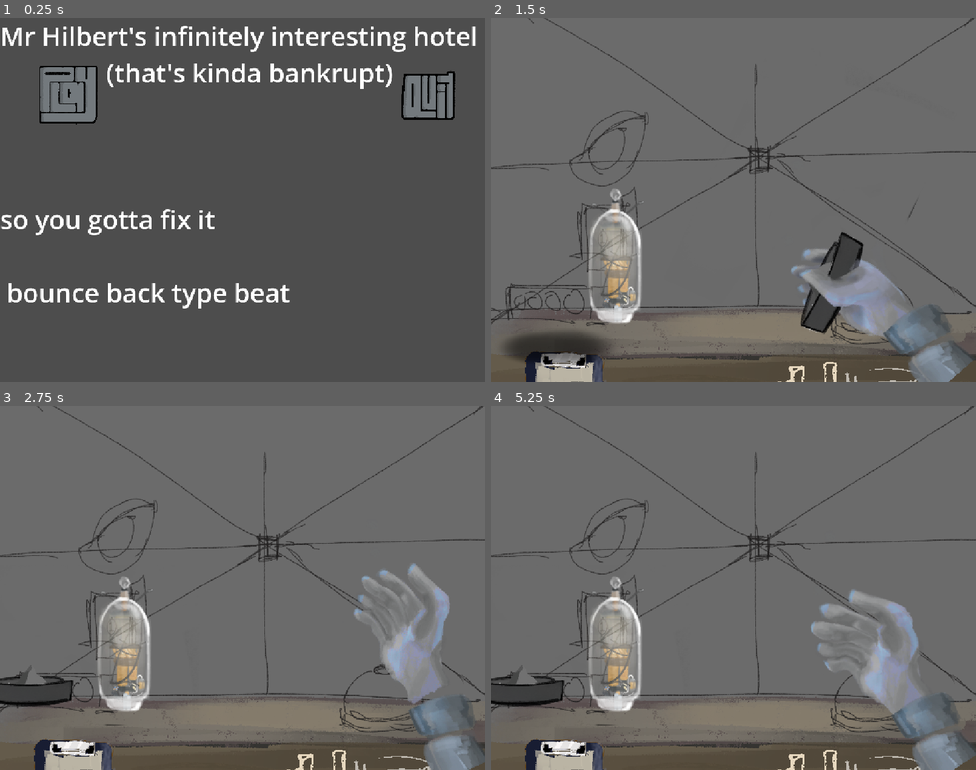
Above: before the commit, frames 1-4 (two rows, left to right).
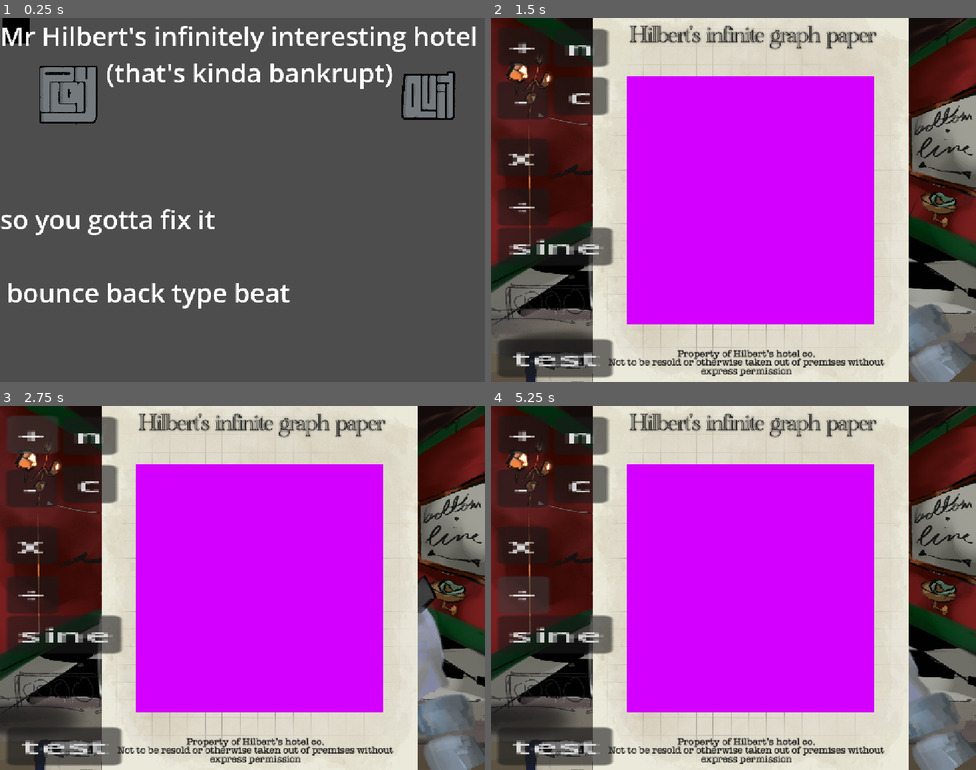
Above: after the commit, the same moments.

Repository: DevEclipse2/TheBottomLine
Game: Godot game, scene res://scenes/title.tscn
Two runs of this game, one before a commit and one after it. Both use one fixed random seed, a clock stepped at 60 frames per second and the inputs below. Video files are missing from this copy of the repository; at most half a second of black plays in their place.
Inputs (mouse positions are in pixels of both pictures, inside the frame that each line leads up to):
- Up to frame 1 (0.25 s): no input
- Up to frame 2 (1.5 s): click (554, 83) at 0.5 s; click (563, 334) at 1.27 s
- Up to frame 3 (2.75 s): click (33, 435) at 2 s, where only the run after the commit has a clickable "+"
- Up to frame 4 (5.25 s): click (524, 489) at 2.75 s, where only the run after the commit has a clickable "-"; click (583, 435) at 3.5 s, where only the run after the commit has a clickable "n"; click (583, 486) at 4.25 s, where only the run after the commit has a clickable "c"; click (524, 595) at 5 s, where only the run after the commit has a clickable "÷"

The runs differ from the first frame. In frame 1, 0.3% of the frame differs, in the area x 0-7%, y 0-7%; in frame 2, 90%; in frame 3, 91%; in frame 4, 92%, in the area x 0-100%, y 0-100%.

Commit message:
fixed background

Diff:
--- a/scenes/game_scene.tscn
+++ b/scenes/game_scene.tscn
@@ -5,11 +5,12 @@
 [ext_resource type="Texture2D" uid="uid://wkifpys3ey6r" path="res://texture/game/Untitled_Artwork-1.png" id="1_w5aja"]
 [ext_resource type="Texture2D" uid="uid://bakxgxoafe0b0" path="res://texture/game/Untitled_Artwork-2.png" id="2_mw25s"]
 [ext_resource type="Texture2D" uid="uid://e3055sxg6ojg" path="res://texture/game/Untitled_Artwork.png" id="3_85lt4"]
+[ext_resource type="Texture2D" uid="uid://b43g2kp6i404v" path="res://texture/game/bkg/Bkg-2.png" id="4_gqftm"]
 [ext_resource type="Texture2D" uid="uid://edkj7xsrria2" path="res://texture/game/Untitled_Artwork-11.png" id="4_rvs2r"]
-[ext_resource type="Texture2D" uid="uid://d2ghpao8ux50x" path="res://texture/game/Untitled_Artwork-6.png" id="5_tqxxy"]
+[ext_resource type="Texture2D" uid="uid://btbmxqgehj06y" path="res://texture/game/bkg/Bkg-3.png" id="5_5dk4p"]
 [ext_resource type="Texture2D" uid="uid://c616fe1i3l4ts" path="res://texture/game/Untitled_Artwork-7.png" id="6_5ay1a"]
 [ext_resource type="Script" uid="uid://cupxp1nekex8n" path="res://script/universalitem.gd" id="7_103ce"]
-[ext_resource type="Texture2D" uid="uid://ba5llfg1ggl8i" path="res://texture/game/Untitled_Artwork-9.png" id="7_ldkr4"]
+[ext_resource type="Texture2D" uid="uid://boq6bm7c7vdx2" path="res://texture/game/bkg/Bkg-4.png" id="7_bpk3j"]
 [ext_resource type="Texture2D" uid="uid://dthfi6wkvei1q" path="res://texture/game/notebook.png" id="7_ro0ie"]
 [ext_resource type="Texture2D" uid="uid://c4gw5q38blyt1" path="res://texture/game/Untitled_Artwork-10.png" id="8_liy57"]
 [ext_resource type="Texture2D" uid="uid://xo5lmx24tcto" path="res://texture/game/graphasset.png" id="8_rw4oa"]
@@ -25,6 +26,8 @@
 [ext_resource type="Texture2D" uid="uid://vtqtuw3l3d22" path="res://texture/game/cuff.PNG" id="17_103ce"]
 [ext_resource type="Texture2D" uid="uid://y8obf4rjhw58" path="res://texture/game/Arrow.png" id="21_ro0ie"]
 [ext_resource type="Script" uid="uid://cx5hjnsobl6o6" path="res://script/grapher.gd" id="22_pb36m"]
+[ext_resource type="Script" uid="uid://cjt5sp7oj62wx" path="res://script/overlaysequence.gd" id="25_6irsn"]
+[ext_resource type="Script" uid="uid://5bxaci2tpyt2" path="res://script/computeshader.gd" id="25_r47aq"]
 [ext_resource type="AudioStream" uid="uid://y2yp5vgtgqt5" path="res://texture/game/concierge_de_la_perpetuite.mp3" id="25_xgstd"]
 [ext_resource type="Texture2D" uid="uid://b5ob66upgxnd6" path="res://texture/game/graph paper.png" id="26_ttvoq"]
 
@@ -173,10 +176,10 @@
 offset = Vector2(0, -200)
 
 [node name="bkg" type="Sprite2D" parent="feedback/workspace/main" unique_id=1885183458]
-texture = ExtResource("1_w5aja")
+texture = ExtResource("4_gqftm")
 
 [node name="desk top" type="Sprite2D" parent="feedback/workspace/main" unique_id=459842786]
-texture = ExtResource("7_ldkr4")
+texture = ExtResource("5_5dk4p")
 
 [node name="desk" type="Sprite2D" parent="feedback/workspace/main" unique_id=966231585]
 texture = ExtResource("2_mw25s")
@@ -185,7 +188,8 @@
 texture = SubResource("PlaceholderTexture2D_rw4oa")
 
 [node name="calendar" type="Sprite2D" parent="feedback/workspace/main/widgets" unique_id=1434278125]
-texture = ExtResource("5_tqxxy")
+position = Vector2(134.94885, 0.37831813)
+texture = ExtResource("7_bpk3j")
 
 [node name="graph" type="Node2D" parent="feedback/workspace/main/widgets" unique_id=1632601375]
 position = Vector2(6.114502, 348.0266)
@@ -435,7 +439,6 @@
 texture = ExtResource("15_6aqbo")
 
 [node name="idle" type="Sprite2D" parent="feedback/handspace/hand" unique_id=1340172764]
-visible = false
 position = Vector2(-37, -224)
 texture = ExtResource("16_ro0ie")
 
@@ -448,13 +451,87 @@
 texture = ExtResource("17_103ce")
 
 [node name="overlayContainer" type="Node2D" parent="feedback" unique_id=1981744205]
-visible = false
+z_index = 1000
+script = ExtResource("25_6irsn")
 
 [node name="GraphPaper" type="Sprite2D" parent="feedback/overlayContainer" unique_id=495109325]
 z_index = 28
-position = Vector2(563, 433)
+position = Vector2(617, 433.00003)
 scale = Vector2(0.955, 0.955)
 texture = ExtResource("26_ttvoq")
+
+[node name="Node" type="Node2D" parent="feedback/overlayContainer/GraphPaper" unique_id=1104250539]
+position = Vector2(-651.30896, -494.24088)
+
+[node name="add" type="Button" parent="feedback/overlayContainer/GraphPaper/Node" unique_id=980524470]
+offset_left = 21.999939
+offset_top = 64.99997
+offset_right = 39.99994
+offset_bottom = 95.99997
+scale = Vector2(7.131793, 3.031104)
+text = "+"
+
+[node name="sub" type="Button" parent="feedback/overlayContainer/GraphPaper/Node" unique_id=490796818]
+offset_left = 20.0
+offset_top = 199.0
+offset_right = 38.0
+offset_bottom = 230.0
+scale = Vector2(7.131793, 3.031104)
+text = "-
+"
+
+[node name="n" type="Button" parent="feedback/overlayContainer/GraphPaper/Node" unique_id=2005547694]
+offset_left = 161.25662
+offset_top = 68.06283
+offset_right = 180.25662
+offset_bottom = 99.06283
+scale = Vector2(7.131793, 3.031104)
+text = "n
+"
+
+[node name="c" type="Button" parent="feedback/overlayContainer/GraphPaper/Node" unique_id=863400409]
+offset_left = 161.2566
+offset_top = 188.48169
+offset_right = 180.2566
+offset_bottom = 219.48169
+scale = Vector2(7.131793, 3.031104)
+text = "c"
+
+[node name="div" type="Button" parent="feedback/overlayContainer/GraphPaper/Node" unique_id=922350494]
+offset_left = 22.0
+offset_top = 464.0
+offset_right = 40.0
+offset_bottom = 495.0
+scale = Vector2(7.131793, 3.031104)
+text = "÷"
+
+[node name="mul" type="Button" parent="feedback/overlayContainer/GraphPaper/Node" unique_id=1932408008]
+offset_left = 20.0
+offset_top = 340.0
+offset_right = 38.0
+offset_bottom = 371.0
+scale = Vector2(7.131793, 3.031104)
+text = "x"
+
+[node name="sine" type="Button" parent="feedback/overlayContainer/GraphPaper/Node" unique_id=1273668424]
+offset_left = 21.989594
+offset_top = 562.3037
+offset_right = 61.989594
+offset_bottom = 593.3037
+scale = Vector2(7.131793, 3.031104)
+text = "sine"
+
+[node name="test" type="Button" parent="feedback/overlayContainer/GraphPaper/Node" unique_id=1445562929]
+offset_left = 21.989594
+offset_top = 839.7905
+offset_right = 61.989594
+offset_bottom = 870.7905
+scale = Vector2(7.131793, 3.031104)
+text = "test"
+
+[node name="graph" type="Sprite2D" parent="feedback/overlayContainer/GraphPaper" unique_id=1320360661]
+scale = Vector2(1.2, 1.2)
+script = ExtResource("25_r47aq")
 
 [node name="graph" type="Node2D" parent="." unique_id=1295546014]
 visible = false
@@ -547,4 +624,5 @@
 
 [node name="AudioStreamPlayer" type="AudioStreamPlayer" parent="." unique_id=1827796405]
 stream = ExtResource("25_xgstd")
+autoplay = true
 parameters/looping = true
--- a/scenes/title.tscn
+++ b/scenes/title.tscn
@@ -5,6 +5,7 @@
 [ext_resource type="Texture2D" uid="uid://bk478b0lqsgt6" path="res://texture/buttons/Play_Button_Styled.png" id="1_wosw1"]
 [ext_resource type="Texture2D" uid="uid://d4auhg4o21rw2" path="res://texture/buttons/Quit_Button_Styled_Hover.png" id="2_b3w7a"]
 [ext_resource type="Texture2D" uid="uid://dxlnxmwh6mtwg" path="res://texture/buttons/Play_Button_Styled_Hover.png" id="2_p6dhs"]
+[ext_resource type="VideoStream" uid="uid://6fh600qmuq6j" path="res://script/0001-0049.ogv" id="6_4rr2b"]
 
 [sub_resource type="LabelSettings" id="LabelSettings_g4v7s"]
 font_size = 82
@@ -36,6 +37,18 @@
 
 [node name="Node2D" type="Node2D" parent="." unique_id=636285943]
 
+[node name="VideoStreamPlayer" type="VideoStreamPlayer" parent="Node2D" unique_id=1662289610]
+z_index = -5
+offset_left = 6.6666565
+offset_top = -2.6666489
+offset_right = 1158.6666
+offset_bottom = 897.3334
+scale = Vector2(1.3393675, 1.317479)
+mouse_filter = 2
+stream = ExtResource("6_4rr2b")
+autoplay = true
+loop = true
+
 [node name="Label" type="Label" parent="Node2D" unique_id=896257241]
 offset_right = 581.3334
 offset_bottom = 154.66667
--- /dev/null
+++ b/script/computeshader.gd
@@ -0,0 +1,26 @@
+extends Sprite2D
+
+var img: Image
+var img_texture: ImageTexture
+
+func _ready() -> void:
+	# 1. Create a blank 64x64 RGBA8 image in CPU memory
+	img = Image.create_empty(512, 512, false, Image.FORMAT_RGBA8)
+
+	# 2. Loop through and set each pixel
+	for x in range(img.get_width()):
+		for y in range(img.get_height()):
+			#img.set_pixel(x, y, Color(0.83, 0.808, 0.606, 0.0))
+			img.set_pixel(x, y, Color(0.83, 0, 1.0, 1.0))
+
+	# 3. Create an ImageTexture from the Image and assign it to the Sprite2D
+	img_texture = ImageTexture.create_from_image(img)
+	texture = img_texture
+
+	# Optional: Keep pixel art crisp by disabling linear filtering
+	texture_filter = CanvasItem.TEXTURE_FILTER_NEAREST
+
+func _process(delta: float) -> void:
+	#img.set_pixel(x,y,col)
+	img_texture.update(img)
+	pass
--- a/script/feedback.gd
+++ b/script/feedback.gd
@@ -199,6 +199,7 @@
 				helditem.global_position = projectedLocation
 				helditem = null
 				shadow.global_position = Vector2(1000000,0)
+				helditemid = 0
 		else:
 			handFull.text = ""
 			#beckon
@@ -208,17 +209,23 @@
 	elif event.is_action_pressed("use"):
 		#stuff
 		print("rightclick")
-		match helditemid:
-			2:
-				print("note")
-			6:
-				print("list")
-			7:
-				print("graph")
-		if helditemid == 2 || helditemid == 6 || helditemid == 7:
-			overlay_en = true
-			overlay.visible = true
-			print("use")
-			set_meta("overlay",true)
+		if !overlay_en:
+			match helditemid:
+				2:
+					print("note")
+				6:
+					print("list")
+				7:
+					print("graph")
+			if helditemid == 2 || helditemid == 6 || helditemid == 7:
+				overlay_en = true
+				overlay.visible = true
+				print("use")
+				set_meta("overlay",true)
+		else:
+			overlay_en = false
+			overlay.visible = false
+			print("off overlay")
+			set_meta("overlay",false)
 	get_viewport().set_input_as_handled()
 	pass
--- /dev/null
+++ b/script/overlaysequence.gd
@@ -0,0 +1,15 @@
+extends Node
+@onready var feedback : Node2D = $/root/GameScene/feedback
+
+@onready var graph : Sprite2D = $GraphPaper
+
+# Called when the node enters the scene tree for the first time.
+func _ready() -> void:
+	pass # Replace with function body.
+
+
+# Called every frame. 'delta' is the elapsed time since the previous frame.
+func _process(delta: float) -> void:
+
+
+	pass
Not shown, added: script/0001-0049.ogv.uid
Not shown, added: script/computeshader.gd.uid
Not shown, added: script/overlaysequence.gd.uid
Binary file added: texture/game/bkg/Bkg-2.png
Not shown, added: texture/game/bkg/Bkg-2.png.import
Binary file added: texture/game/bkg/Bkg-3.png
Not shown, added: texture/game/bkg/Bkg-3.png.import
Binary file added: texture/game/bkg/Bkg-4.png
Not shown, added: texture/game/bkg/Bkg-4.png.import
Binary file added: texture/game/sprite/Sprites-1.png
Not shown, added: texture/game/sprite/Sprites-1.png.import
Binary file added: texture/game/sprite/Sprites-2.png
(and 14 more such lines)
